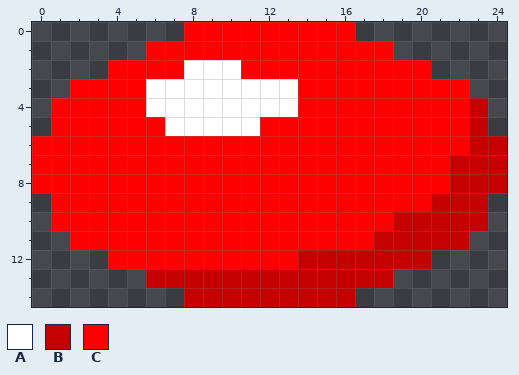
Two states of a pixel-art sprite, Projectiles/ZeroBloodShot.png. The picture above is the old version.
The file is 50x30 pixels, drawn in blocks of 2x2; one block is one cell here.
Palette (. is transparent): A #ffffff  B #c40000  C #ff0000
Pixels before, first column x 0:
 0 ........CCCCCCCCC........
 1 ......CCCCCCCCCCCCC......
 2 ....CCCCAAACCCCCCCCCC....
 3 ..CCCCAAAAAAAACCCCCCCCC..
 4 .CCCCCAAAAAAAACCCCCCCCCB.
 5 .CCCCCCAAAAACCCCCCCCCCCB.
 6 CCCCCCCCCCCCCCCCCCCCCCCBB
 7 CCCCCCCCCCCCCCCCCCCCCCBBB
 8 CCCCCCCCCCCCCCCCCCCCCCBBB
 9 .CCCCCCCCCCCCCCCCCCCCBBB.
10 .CCCCCCCCCCCCCCCCCCBBBBB.
11 ..CCCCCCCCCCCCCCCCBBBBB..
12 ....CCCCCCCCCCBBBBBBB....
13 ......BBBBBBBBBBBBB......
14 ........BBBBBBBBB........
And afterwards:
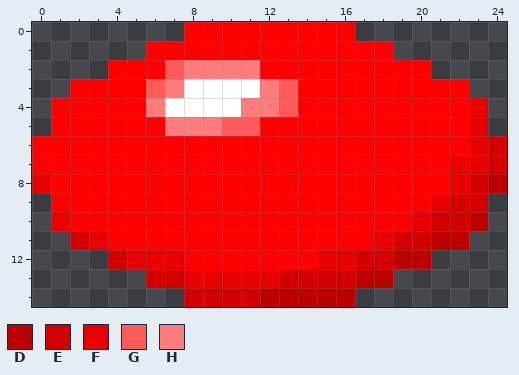
Colours new in this view: D #bc0000  E #d30000  F #e80000  G #ff5b5b  H #ff7c7c
The commit says: Retextured some Zero projectiles They were too ugly for too long
Change:
Changed rows in their new state; - is an unchanged pixel.
first column x 0:
 2 -------GHHHH-------------
 3 ------GH----HG-----------
 4 ------H----HHG---------F-
 5 -------HHHGG-----------F-
 6 -----------------------FE
 7 ----------------------FFE
 8 F---------------------FED
 9 ---------------------FEE-
10 -F-----------------CFEED-
11 --EF--------------FEEDD--
12 ----EFFF------CFFEEDD----
13 ------EEFFFFFEEEEDD------
14 --------EEEEDDDDD--------
Where, in picture pixels (left, top, right, bottom), the same in both pictures:
changed: (32, 60, 507, 307)
